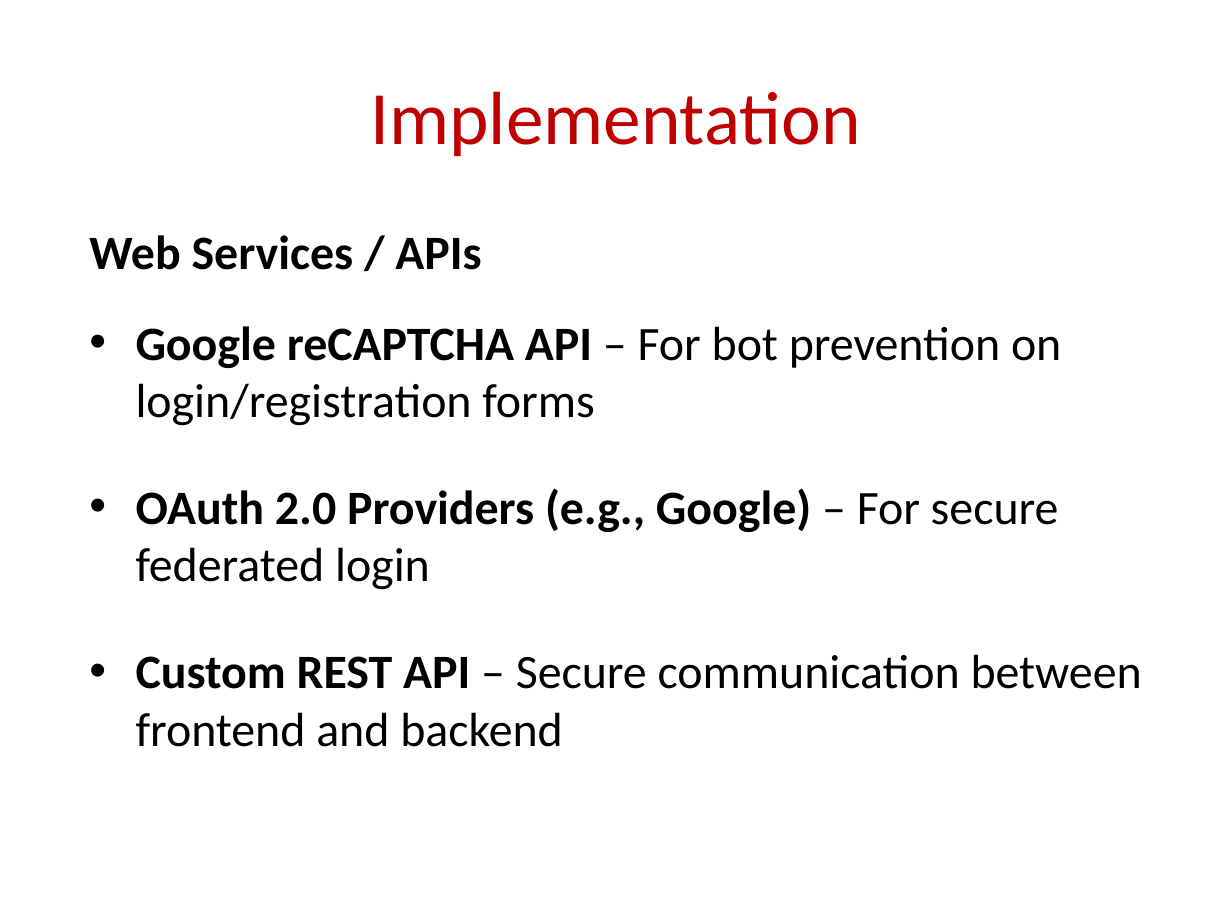
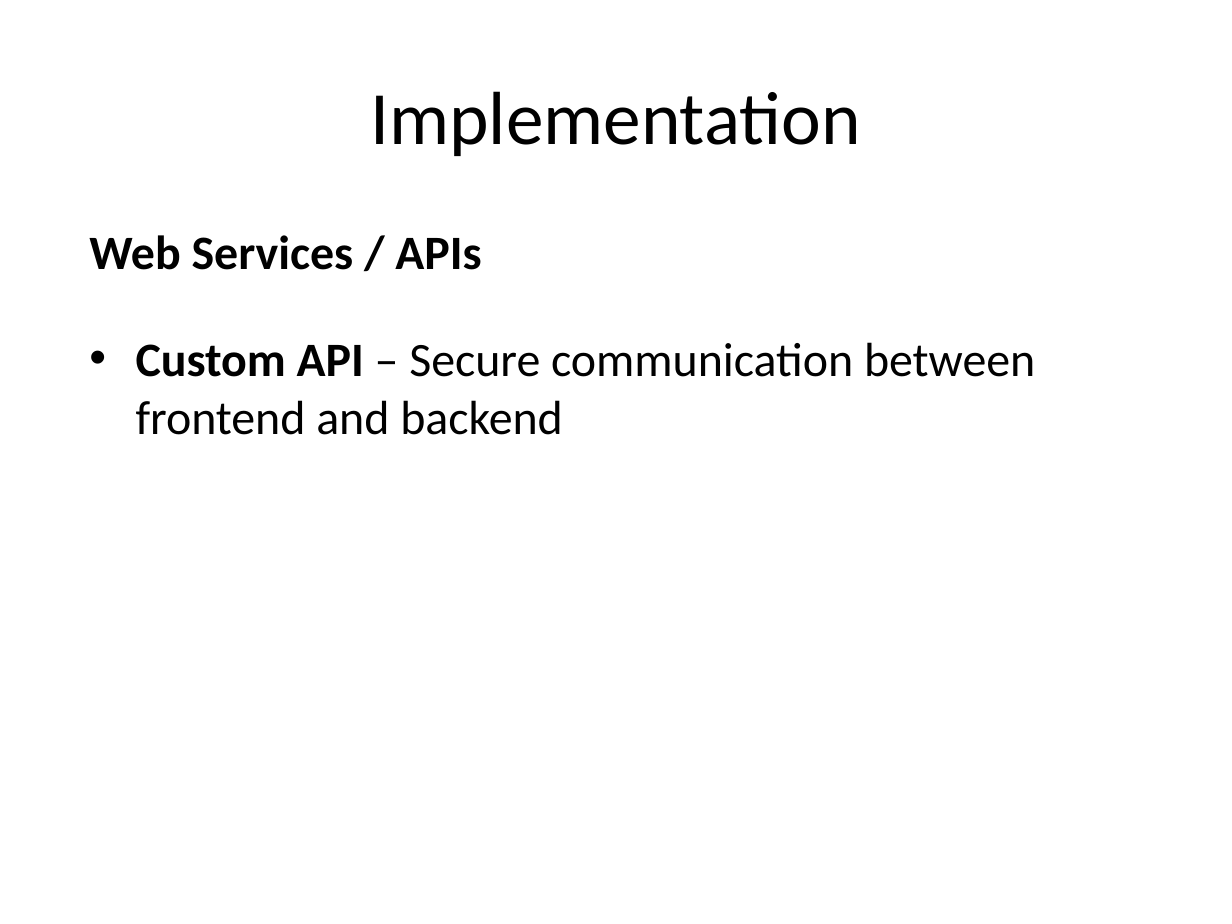
Before and after one commit to xhani890/PhishNet, a slide deck: slide 30 of Documentation/Templates/Template #7/Template #7 - Final Project Presentation - 8.0.pptx (slide 33 before the commit). Drawn at 1232x924 pixels with LibreOffice and Linux fonts; fonts in the diff are those of the drawing; background and template pictures are left out. Boxes give left, top, right and bottom in pixels: in the first picture for what was removed or moved away, otherwise in the second. Text is boxed around its words. In the diff, an @@ line names an element or a change of style, - is before the commit and + after.

```diff
--- a/Documentation/Templates/Template #7/Template #7 - Final Project Presentation - 8.0.pptx
+++ b/Documentation/Templates/Template #7/Template #7 - Final Project Presentation - 8.0.pptx
@@ title "Implementation" at [370, 91, 860, 156]: text colour #C00000 to #000000 @@
@@ text at [136, 342, 1035, 435]: text changed @@
-• Google reCAPTCHA API – For bot prevention on login/registration forms
-• OAuth 2.0 Providers (e.g., Google) – For secure federated login
-• Custom REST API – Secure communication between frontend and backend
+• Custom API – Secure communication between frontend and backend
```
Also in this commit, not shown: 29 other slides changed, 1 slide added, 4 slides removed.
